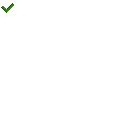
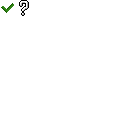
Revision of a layered 128 x 128 image; what changed, layer by layer:
painted on "Symbols" over <box>19,0,29,16</box>
